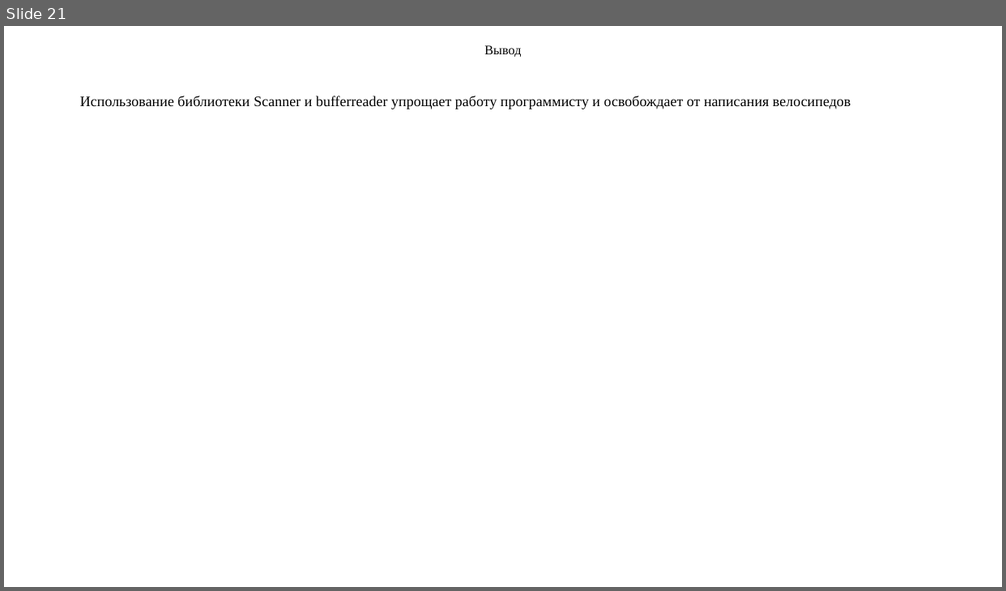
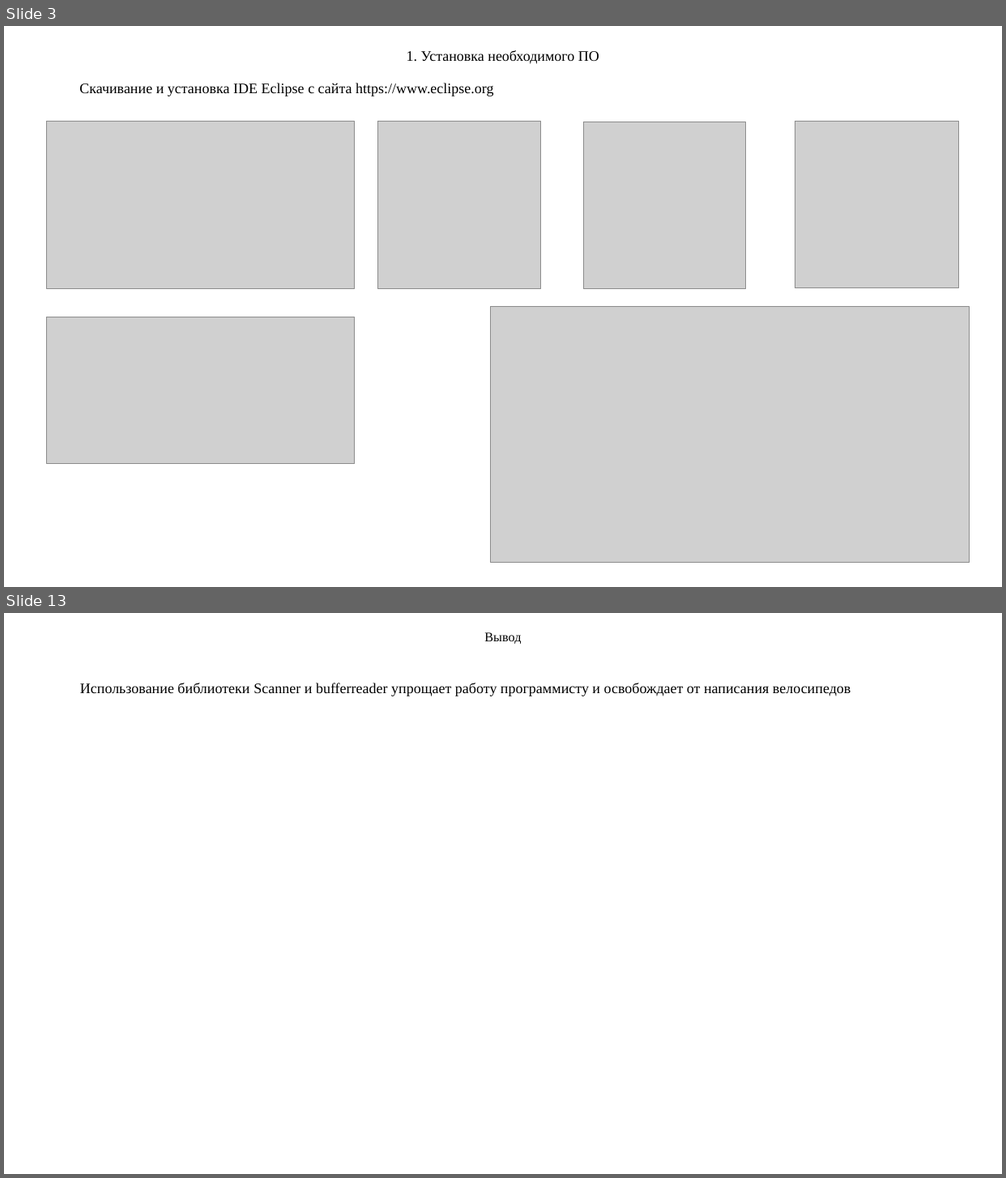
Before and after one commit to Vladnwx/Learn2023-2024, a slide deck: src/lr2/РИЗ-130916у Савельев В.Н. Отчет о выполнении ЛР2.pptx. Shown one above the other, each under a label of ours: slide 21 before the commit, slides 3 and 13 after it; the slides between them are not shown. The pictures are 1006x591 and 1006x1178 pixels, drawn with LibreOffice and Linux fonts; fonts in the diff are those of the drawing; grey boxes stand for pictures. Boxes give left, top, right and bottom in pixels: in the first picture for what was removed or moved away, otherwise in the second. Text is boxed around its words. In the diff, an @@ line names an element or a change of style, - is before the commit and + after.

```diff
--- a/src/lr2/РИЗ-130916у Савельев В.Н. Отчет о выполнении ЛР2.pptx
+++ b/src/lr2/РИЗ-130916у Савельев В.Н. Отчет о выполнении ЛР2.pptx
@@ slide 3 added at (4, 26, 1002, 587), background #FFFFFF @@
@@ title added at (407, 50, 599, 64), 14 pt, text #000000 @@
+1. Установка необходимого ПО
@@ text added at (79, 83, 493, 96), 14 pt, text #000000 @@
+Скачивание и установка IDE Eclipse с сайта https://www.eclipse.org
@@ picture added at (47, 122, 355, 289) @@
@@ picture added at (378, 122, 541, 289) @@
@@ picture added at (583, 122, 746, 288) @@
@@ picture added at (795, 122, 959, 288) @@
@@ picture added at (491, 306, 969, 562) @@
@@ picture added at (47, 318, 355, 465) @@
@@ what was slide 21 is now slide 13 @@
```
Also in this commit, not shown: 7 slides changed, 4 other slides added, 13 slides removed, 5 other files.
